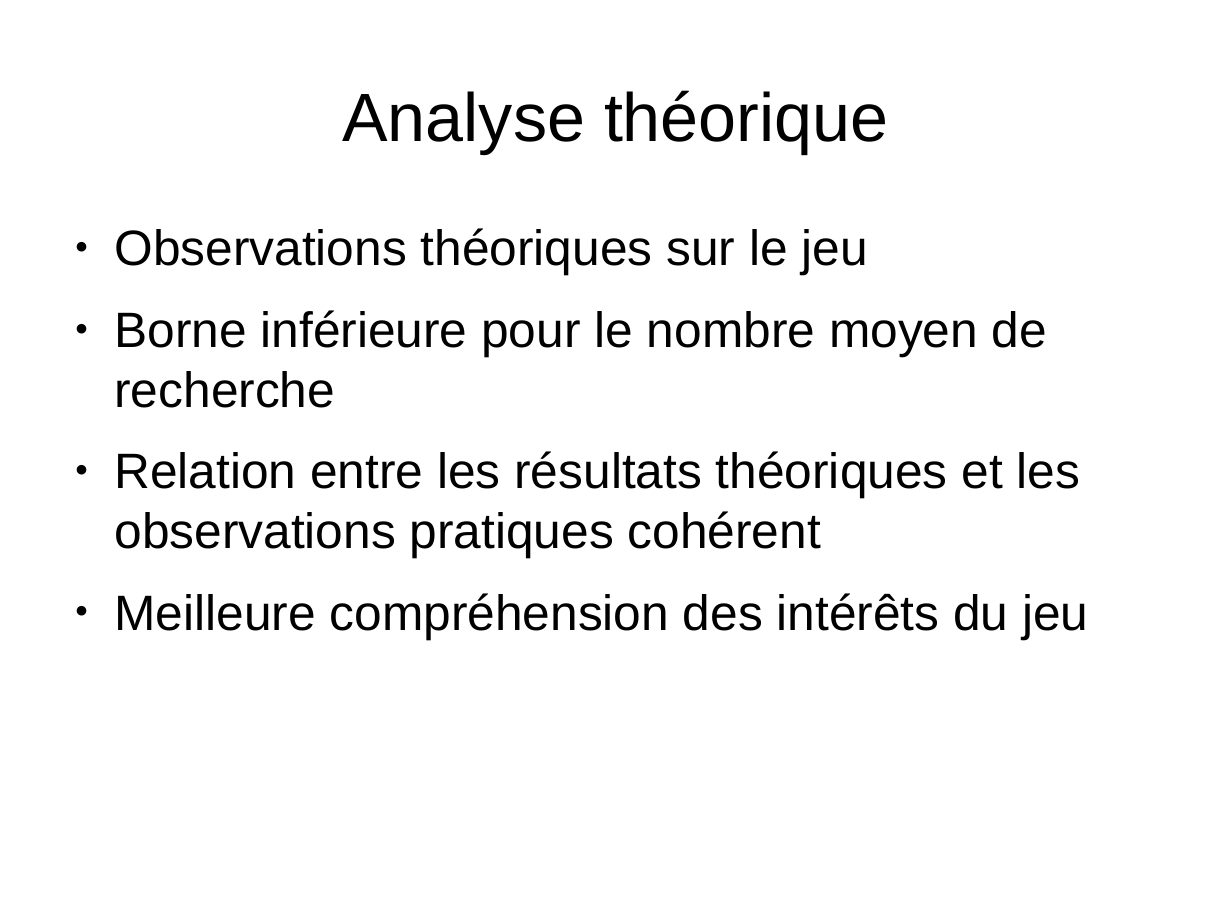
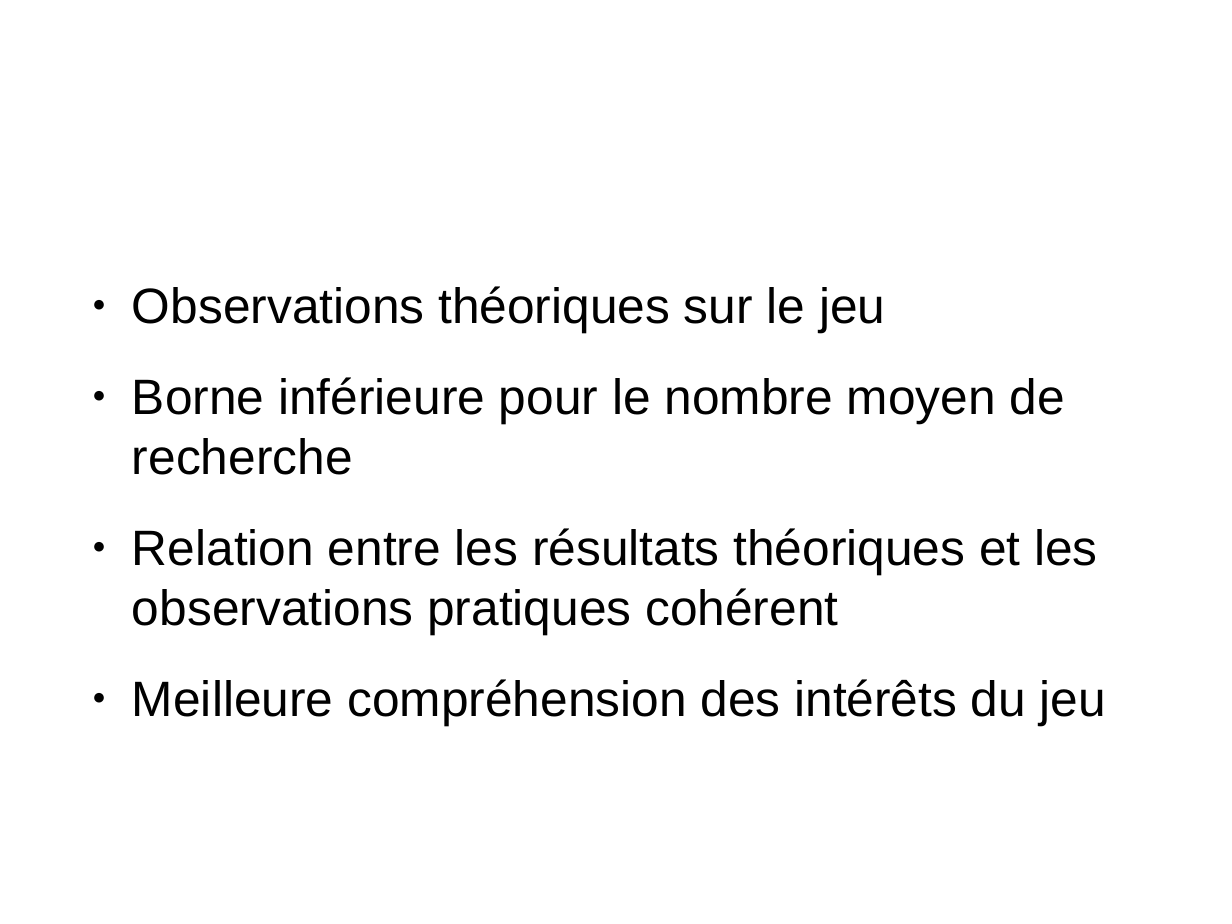
Before and after one commit to medrimonia/PFA-Nethack, a slide deck: slide 15 of papers/soutenance/soutenance.odp. Drawn at 1232x924 pixels with LibreOffice and Linux fonts; fonts in the diff are those of the drawing; background and template pictures are left out. Boxes give left, top, right and bottom in pixels: in the first picture for what was removed or moved away, otherwise in the second. Text is boxed around its words. In the diff, an @@ line names an element or a change of style, - is before the commit and + after.

```diff
--- a/papers/soutenance/soutenance.odp
+++ b/papers/soutenance/soutenance.odp
@@ title "Analyse théorique" at bbox=[61, 37, 931, 191]: size 44 to 56.1 pt, text colour #000000 to #FFFFFF; alignment centre to left @@
@@ text "Observations théoriques sur le jeu": place and size @@
-text "Observations théoriques sur le jeu" at bbox=[114, 228, 1088, 639]
+text "Observations théoriques sur le jeu" at bbox=[132, 286, 1106, 725]
@@ text "Observations théoriques sur le jeu" at bbox=[132, 286, 1106, 725]: more space between paragraphs @@
```
Also in this commit, not shown: 16 other slides changed.
